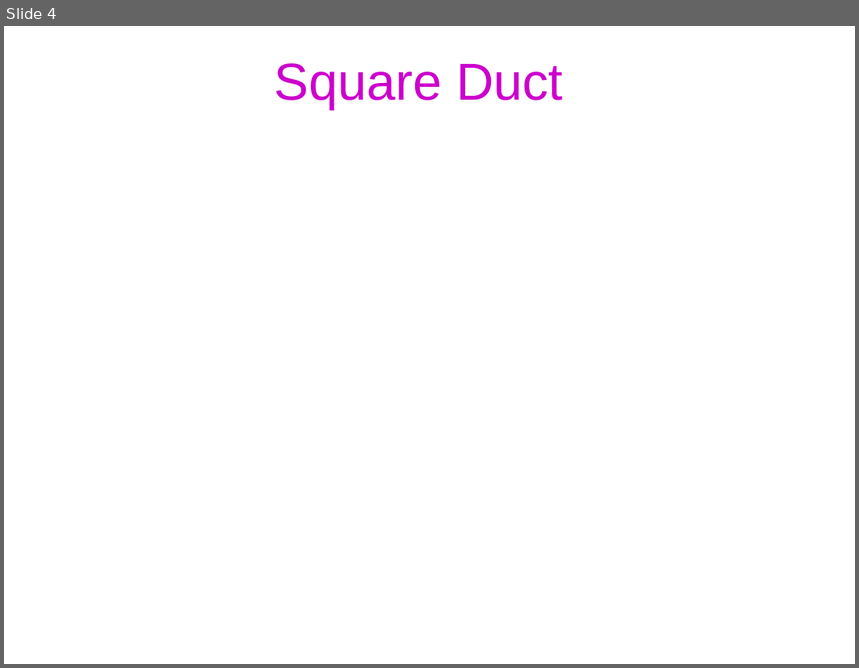
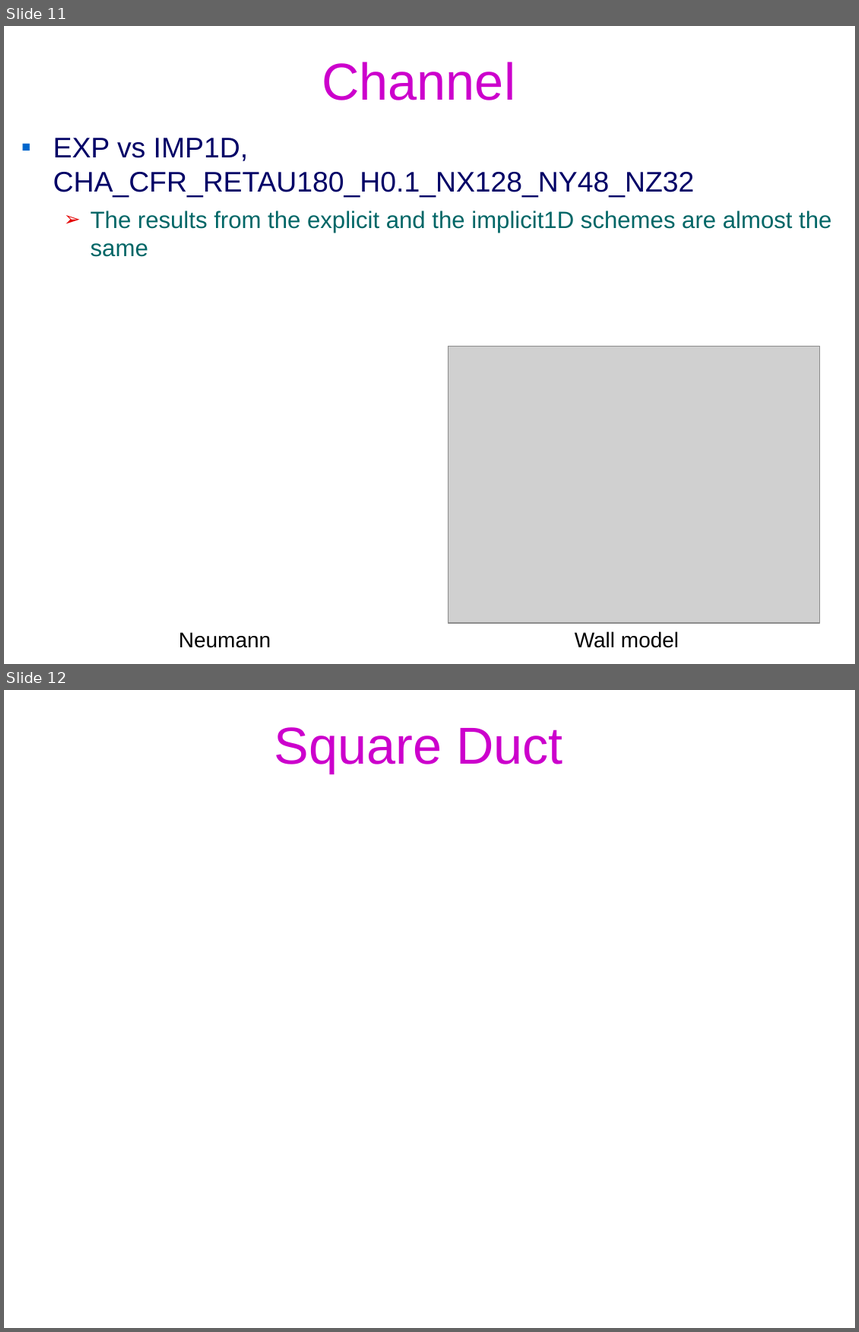
Before and after one commit to federicoVerolini/CaLES, a slide deck: docs/vv.pptx. Shown one above the other, each under a label of ours: slide 4 before the commit, slides 11 and 12 after it. The pictures are 859x668 and 859x1332 pixels, drawn with LibreOffice and Linux fonts; fonts in the diff are those of the drawing; grey boxes stand for pictures; background and template pictures are left out. Boxes give left, top, right and bottom in pixels: in the first picture for what was removed or moved away, otherwise in the second. Text is boxed around its words. In the diff, an @@ line names an element or a change of style, - is before the commit and + after.

```diff
--- a/docs/vv.pptx
+++ b/docs/vv.pptx
@@ slide 11 added at (4,26,855,664), background #FFFFFF @@
@@ title added at (322,62,515,100), 44 pt, text #CC00CC @@
+Channel
@@ text added at (53,138,832,257), 20 pt, text #006666 @@
+▪ EXP vs IMP1D, CHA_CFR_RETAU180_H0.1_NX128_NY48_NZ32
+  ➢ The results from the explicit and the implicit1D schemes are almost the same
@@ picture added at (449,346,819,623) @@
@@ text added at (179,632,271,648), 18 pt, text #000000 @@
+Neumann
@@ text added at (575,632,679,648), 18 pt, text #000000 @@
+Wall model
@@ what was slide 4 is now slide 12 @@
```
Also in this commit, not shown: 3 slides changed, 7 other slides added, 4 other files.
